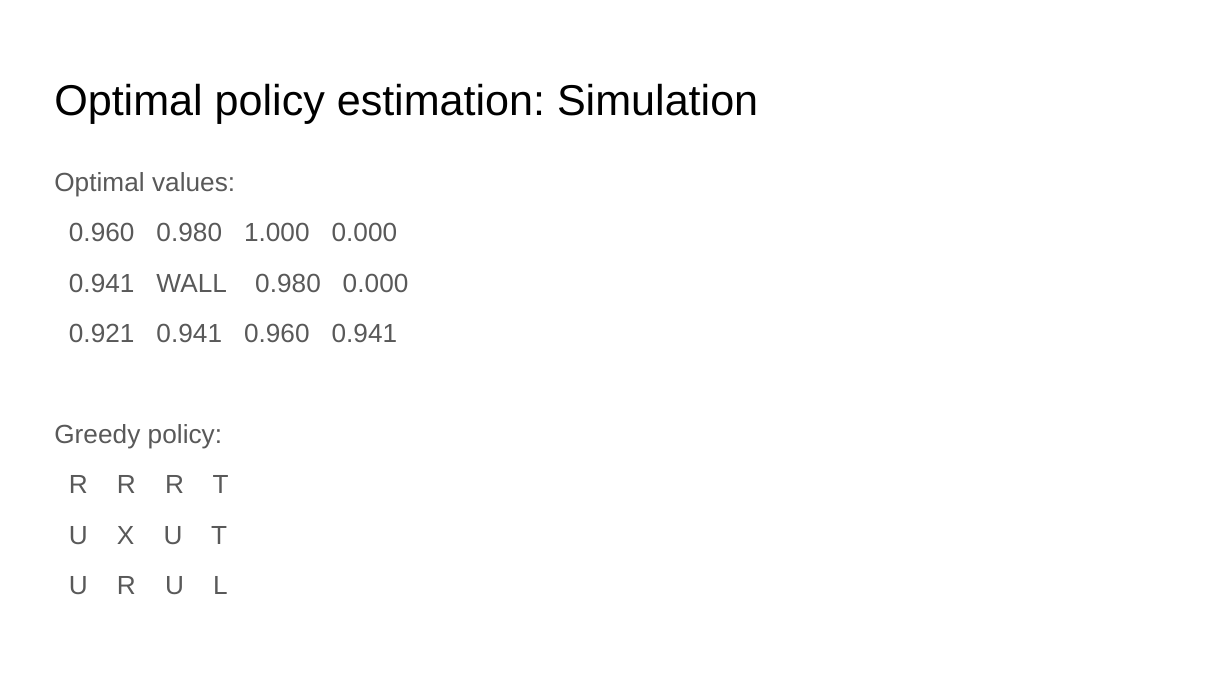
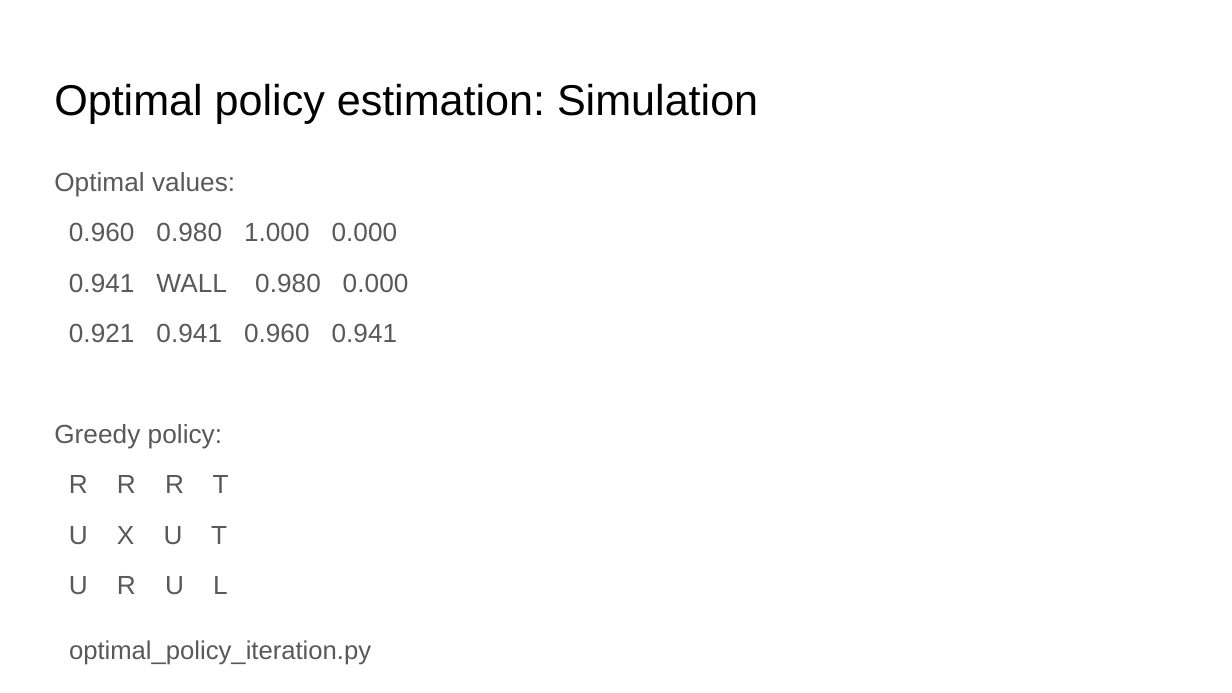
Before and after one commit to ankur6ue/deep-learning-course, a slide deck: slide 17 of Module 7/class_7.2/deep_learning_course_class_7.2.pptx. Drawn at 1232x693 pixels with LibreOffice and Linux fonts; fonts in the diff are those of the drawing. Boxes give left, top, right and bottom in pixels: in the first picture for what was removed or moved away, otherwise in the second. Text is boxed around its words. In the diff, an @@ line names an element or a change of style, - is before the commit and + after.

```diff
--- a/Module 7/class_7.2/deep_learning_course_class_7.2.pptx
+++ b/Module 7/class_7.2/deep_learning_course_class_7.2.pptx
@@ text added at (69, 640, 371, 665), 15 pt, text #595959 @@
+optimal_policy_iteration.py
```
Also in this commit, not shown: 3 other slides changed, 1 other file.
